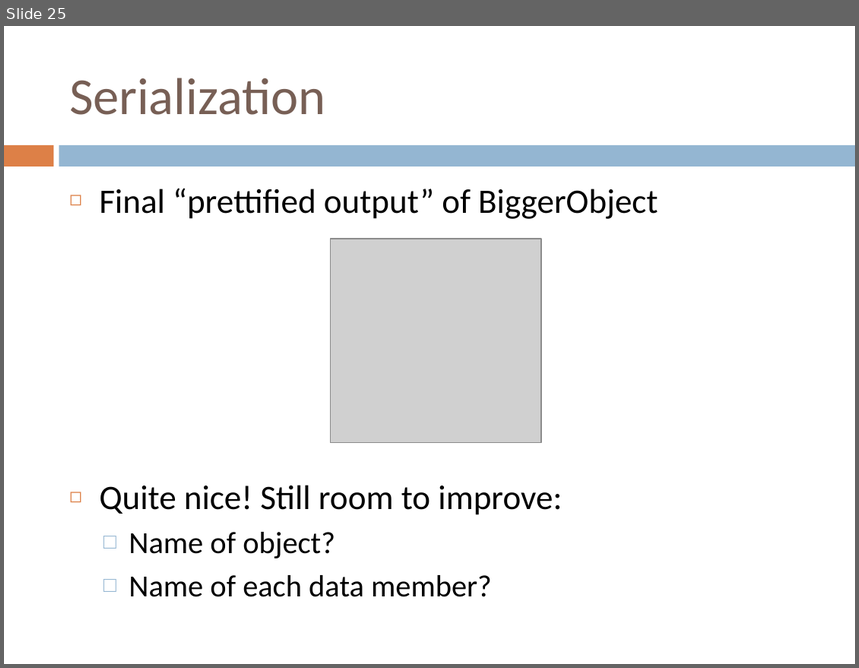
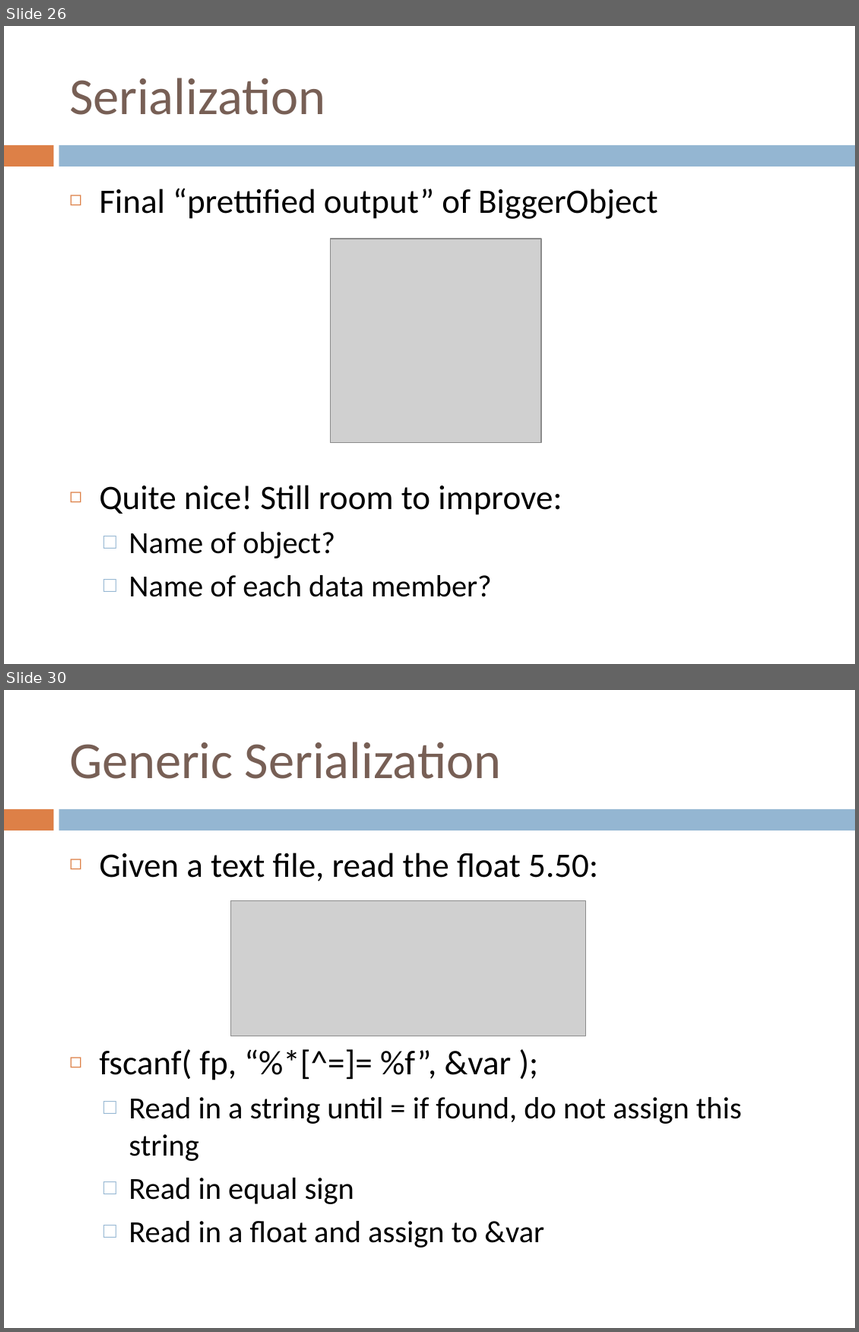
Before and after one commit to RandyGaul/GAM150Slides, a slide deck: GAM150_Club_Serialization.pptx. Shown one above the other, each under a label of ours: slide 25 before the commit, slides 26 and 30 after it; the slides between them are not shown. The pictures are 859x668 and 859x1332 pixels, drawn with LibreOffice and Linux fonts; fonts in the diff are those of the drawing; grey boxes stand for pictures. Boxes give left, top, right and bottom in pixels: in the first picture for what was removed or moved away, otherwise in the second. Text is boxed around its words. In the diff, an @@ line names an element or a change of style, - is before the commit and + after.

```diff
--- a/GAM150_Club_Serialization.pptx
+++ b/GAM150_Club_Serialization.pptx
@@ slide 30 added at <box>4,690,855,1328</box>, background #FFFFFF; not listed: 2 template elements that a slide beside it also shows @@
@@ title added at <box>69,742,501,779</box>, 44 pt, text #775F55 @@
+Generic Serialization
@@ text added at <box>99,853,742,1248</box>, 26 pt, text #000000 @@
+◻ Given a text file, read the float 5.50:
+◻ fscanf( fp, “%*[^=]= %f”, &var );
+  □ Read in a string until = if found, do not assign this string
+  □ Read in equal sign
+  □ Read in a float and assign to &var
@@ picture added at <box>231,901,586,1037</box> @@
@@ what was slide 25 is now slide 26 @@
```
Also in this commit, not shown: 18 slides changed, 15 other slides added, 1 other file.
